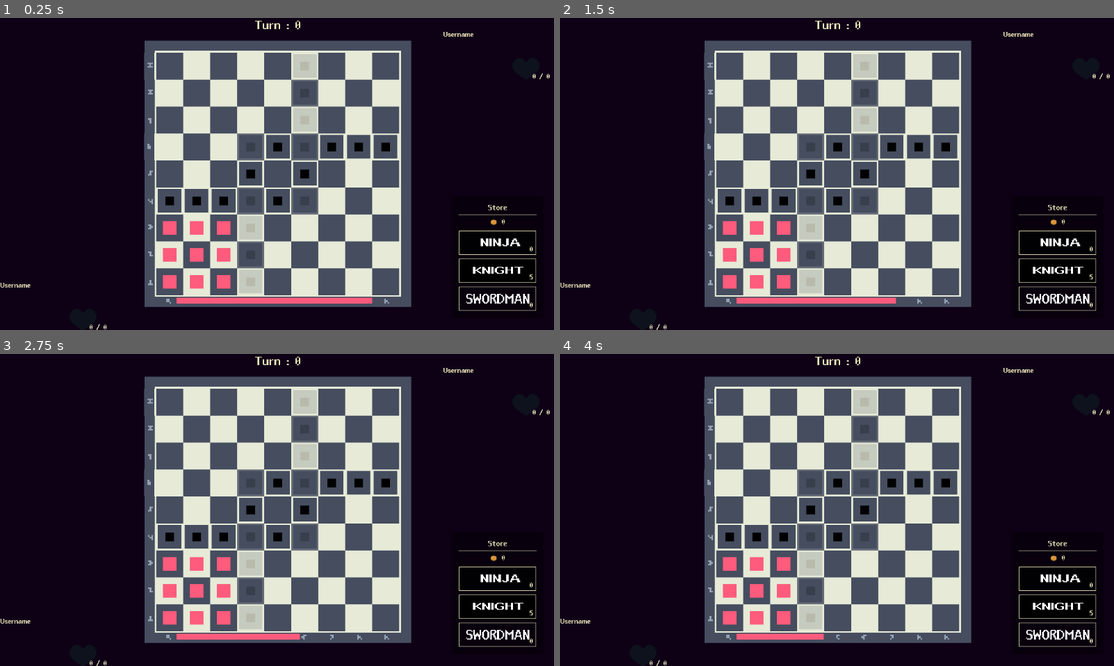
Above: before the commit, frames 1-4 (two rows, left to right).
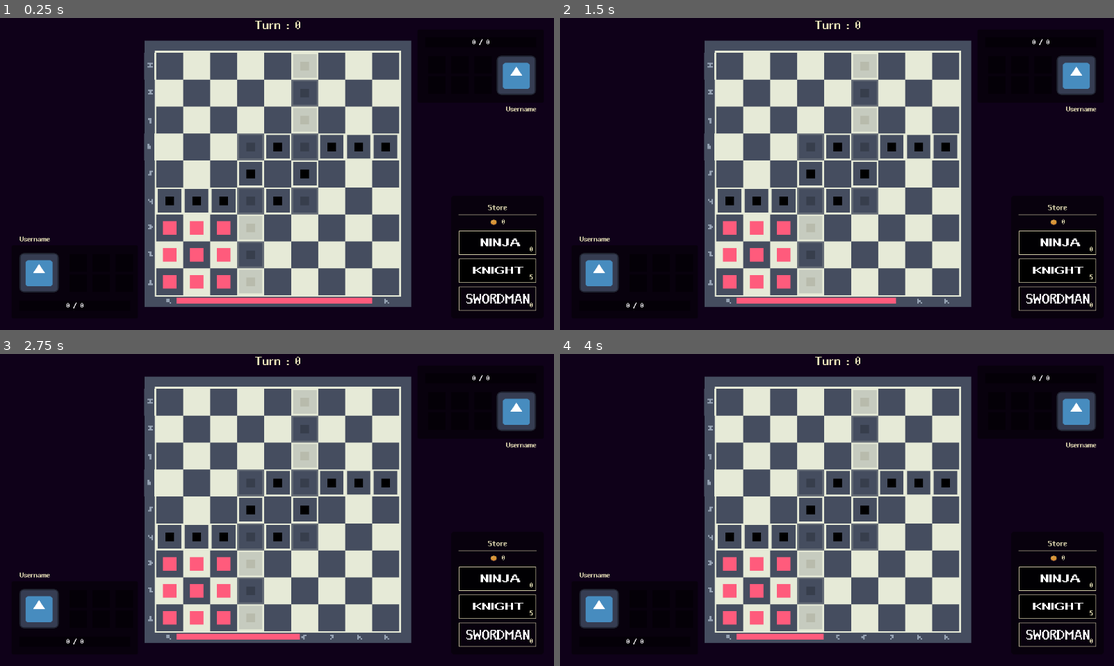
Above: after the commit, the same moments.

Repository: Juanxpeke/GD-FPSJuegos
Game: Godot game, scene res://Core/Maps/shejo_map.tscn
Two runs of this game, one before a commit and one after it. Both use one fixed random seed, a clock stepped at 60 frames per second and the inputs below. This scene is started directly instead of the project's main scene. The engine's default icon, where the game draws it, is replaced by a stand-in: a white triangle on a blue panel in a dark square.
Inputs:
- Up to frame 1 (0.25 s): no input
- Up to frame 2 (1.5 s): click "0" at 0.5 s; click "5" at 1.25 s
- Up to frame 3 (2.75 s): click "0" at 2 s
- Up to frame 4 (4 s): click "5" at 2.75 s; click "0" at 3.5 s

The runs differ from the first frame. In frame 1, 2.0% of the frame differs, in the area x 0-100%, y 4-100%; in frame 2, 2.0%; in frame 3, 2.0%; in frame 4, 2.0%.
Error before the commit: Invalid access to property or key 'peer_player' on a base object of type 'Nil'. (res://Core/UI/HUD/PlayerInterface/player_interface.gd:49)
Error after the commit: Invalid access to property or key 'role' on a base object of type 'Nil'. (res://Core/UI/HUD/PlayerInterface/player_interface.gd:40)

Commit message:
feat: basic player interface remake

Diff:
--- /dev/null
+++ b/Core/UI/HUD/PlayerInterface/life_bar.gd
@@ -0,0 +1,27 @@
+class_name LifeBar
+extends PanelContainer
+
+var player: Player
+
+@onready var life_progress_bar := %LifeProgressBar
+@onready var life_label := %LifeLabel
+
+# Private
+
+# Called when the node enters the scene tree for the first time.
+func _ready() -> void:
+	pass # Replace with function body.
+
+# Updates the layout
+func _update_layout() -> void:
+	life_progress_bar.value = player.current_health
+	life_label.text = str(player.current_health) + " / "  + str(player.role.initial_health)
+
+# Public
+
+# Sets the player
+func set_player(player: Player) -> void:
+	self.player = player
+	life_progress_bar.max_value = player.role.initial_health
+	player.health_changed.connect(_update_layout)
+	_update_layout()
--- /dev/null
+++ b/Core/UI/HUD/PlayerInterface/life_bar.tscn
@@ -0,0 +1,37 @@
+[gd_scene load_steps=5 format=3 uid="uid://dfj8bj1xfyfmt"]
+
+[ext_resource type="Texture2D" uid="uid://c1yogl73o575b" path="res://Core/UI/HUD/PlayerInterface/life_bar_under.png" id="1_ephgm"]
+[ext_resource type="Texture2D" uid="uid://c7wmtjxrg3qon" path="res://Core/UI/HUD/PlayerInterface/life_bar_progress.png" id="2_bw5d7"]
+[ext_resource type="Script" path="res://Core/UI/HUD/PlayerInterface/life_bar.gd" id="3_n8vxg"]
+
+[sub_resource type="StyleBoxFlat" id="StyleBoxFlat_ymp8i"]
+bg_color = Color(0, 0, 0, 0)
+
+[node name="LifeBar" type="PanelContainer"]
+offset_right = 240.0
+offset_bottom = 21.0
+theme_override_styles/panel = SubResource("StyleBoxFlat_ymp8i")
+script = ExtResource("3_n8vxg")
+metadata/_edit_group_ = true
+
+[node name="LifeProgressBar" type="TextureProgressBar" parent="."]
+unique_name_in_owner = true
+layout_mode = 2
+nine_patch_stretch = true
+texture_under = ExtResource("1_ephgm")
+texture_progress = ExtResource("2_bw5d7")
+
+[node name="LifeLabel" type="Label" parent="LifeProgressBar"]
+unique_name_in_owner = true
+layout_mode = 1
+anchors_preset = 15
+anchor_right = 1.0
+anchor_bottom = 1.0
+offset_top = 2.0
+offset_bottom = 2.0
+grow_horizontal = 2
+grow_vertical = 2
+theme_override_colors/font_color = Color(1, 1, 1, 1)
+text = "0 / 0"
+horizontal_alignment = 1
+vertical_alignment = 1
--- /dev/null
+++ b/Core/UI/HUD/PlayerInterface/passive_skills_list.tscn
@@ -0,0 +1,38 @@
+[gd_scene load_steps=3 format=3 uid="uid://sc70hdt2ucgy"]
+
+[ext_resource type="Texture2D" uid="uid://gkfh5d0e7ovy" path="res://Core/UI/HUD/PlayerInterface/empty_skill.png" id="1_60x6v"]
+[ext_resource type="Script" path="res://Core/UI/HUD/PlayerInterface/skill_list.gd" id="1_cflh0"]
+
+[node name="PassiveSkillsList" type="ItemList"]
+offset_right = 352.0
+offset_bottom = 94.0
+theme_override_colors/guide_color = Color(0, 0, 0, 0)
+theme_override_constants/h_separation = 12
+theme_override_constants/v_separation = 6
+theme_override_constants/icon_margin = 0
+theme_override_constants/line_separation = 0
+theme_override_constants/outline_size = 0
+allow_search = false
+auto_height = true
+text_overrun_behavior = 2
+item_count = 6
+max_columns = 3
+same_column_width = true
+fixed_column_width = 36
+icon_mode = 0
+fixed_icon_size = Vector2i(36, 36)
+item_0/text = ""
+item_0/icon = ExtResource("1_60x6v")
+item_0/selectable = false
+item_1/text = ""
+item_1/icon = ExtResource("1_60x6v")
+item_1/selectable = false
+item_2/text = ""
+item_2/icon = ExtResource("1_60x6v")
+item_3/text = ""
+item_3/icon = ExtResource("1_60x6v")
+item_4/text = ""
+item_4/icon = ExtResource("1_60x6v")
+item_5/text = ""
+item_5/icon = ExtResource("1_60x6v")
+script = ExtResource("1_cflh0")
--- a/Core/UI/HUD/PlayerInterface/player_interface.gd
+++ b/Core/UI/HUD/PlayerInterface/player_interface.gd
@@ -5,20 +5,16 @@
 
 var player: Player
 
-@onready var peer_name_label: Label = %PeerNameLabel
-@onready var life_bar: TextureProgressBar = %LifeBar
-@onready var life_label: Label = %LifeLabel
-@onready var skill_lists_container
+@onready var life_bar: LifeBar = $LifeBar
+@onready var passive_skills_list: SkillList = $PassiveSkillsList
+@onready var role_icon: TextureRect = $RoleIcon
+@onready var peer_name_label: Label = $PeerNameLabel
 
 # Private
 
-# Called when the node enters the scene tree for the first time.
+# Called when the node enters the scene tree for the first time
 func _ready() -> void:
-	skill_lists_container = get_child(-1, false)
-
-# Called when the related player health changes
-func _on_player_health_changed() -> void:
-	_update_life_interface()
+	pass
 
 # Called when a match turn ends
 func _on_turn_ended() -> void:
@@ -27,11 +23,6 @@
 # Called when a match ends
 func _on_match_ended() -> void:
 	_update_turn_indicator()
-
-# Updates the life interface
-func _update_life_interface() -> void:
-	life_bar.value = player.current_health
-	life_label.text = str(player.current_health) + " / "  + str(player.role.initial_health)
 
 # Updates the turn indicator
 func _update_turn_indicator() -> void:
@@ -46,6 +37,7 @@
 func set_player(player: Player) -> void:
 	self.player = player
 
+	role_icon.texture = player.role.icon
 	peer_name_label.text = player.peer_player.name
 
 	_update_turn_indicator()
@@ -53,9 +45,5 @@
 	GameManager.map.turn_ended.connect(_on_turn_ended)
 	GameManager.map.match_ended.connect(_on_match_ended)
 
-	life_bar.max_value = player.role.initial_health
-	_update_life_interface()
-
-	player.health_changed.connect(_on_player_health_changed)
-
-	skill_lists_container.set_player(player)
+	life_bar.set_player(player)
+	passive_skills_list.set_player(player)
--- a/Core/UI/HUD/PlayerInterface/player_interface.tscn
+++ /dev/null
@@ -1,53 +0,0 @@
-[gd_scene load_steps=4 format=3 uid="uid://cfbchqiowblyh"]
-
-[ext_resource type="Script" path="res://Core/UI/HUD/PlayerInterface/player_interface.gd" id="1_080ag"]
-[ext_resource type="Texture2D" uid="uid://c1yogl73o575b" path="res://Core/UI/HUD/PlayerInterface/life_bar_under.png" id="2_f6xxx"]
-[ext_resource type="Texture2D" uid="uid://c7wmtjxrg3qon" path="res://Core/UI/HUD/PlayerInterface/life_bar_progress.png" id="3_x3fkw"]
-
-[node name="PlayerInterface" type="Control"]
-layout_mode = 3
-anchors_preset = 0
-offset_right = 200.0
-offset_bottom = 100.0
-script = ExtResource("1_080ag")
-turn_indicator_color = Color(0.47451, 0.721569, 0.243137, 1)
-
-[node name="PeerNameLabel" type="Label" parent="."]
-unique_name_in_owner = true
-layout_mode = 1
-offset_right = 40.0
-offset_bottom = 18.0
-text = "Username"
-
-[node name="LifeBar" type="TextureProgressBar" parent="."]
-unique_name_in_owner = true
-layout_mode = 1
-anchors_preset = 3
-anchor_left = 1.0
-anchor_top = 1.0
-anchor_right = 1.0
-anchor_bottom = 1.0
-offset_left = -56.0
-offset_top = -44.0
-grow_horizontal = 0
-grow_vertical = 0
-fill_mode = 3
-nine_patch_stretch = true
-texture_under = ExtResource("2_f6xxx")
-texture_progress = ExtResource("3_x3fkw")
-
-[node name="LifeLabel" type="Label" parent="LifeBar"]
-unique_name_in_owner = true
-layout_mode = 1
-anchors_preset = 3
-anchor_left = 1.0
-anchor_top = 1.0
-anchor_right = 1.0
-anchor_bottom = 1.0
-offset_left = -15.0
-offset_top = -13.0
-offset_right = 21.0
-offset_bottom = 8.0
-grow_horizontal = 0
-grow_vertical = 0
-text = "0 / 0"
--- a/Core/UI/HUD/PlayerInterface/skill_active_list.gd
+++ b/Core/UI/HUD/PlayerInterface/skill_active_list.gd
@@ -17,5 +17,4 @@
 	for skill in player.activable_skills: # REVIEW: + player.activable_skills:
 		add_item(skill.name, skill.icon)
 		set_item_tooltip(count, skill.description)
-		displayed_skills.append(skill)
 		count += 1
--- a/Core/UI/HUD/PlayerInterface/skill_list.gd
+++ b/Core/UI/HUD/PlayerInterface/skill_list.gd
@@ -1,7 +1,8 @@
+class_name SkillList
 extends ItemList
-class_name SkillList
 
-var displayed_skills: Array[ResSkill] = []
+var tooltip_scene: PackedScene = preload("res://Core/UI/HUD/PlayerInterface/skill_tooltip.tscn")
+
 var player: Player
 
 # Private
@@ -16,17 +17,25 @@
 
 # Creates a custom tooltip
 func _make_custom_tooltip(for_text: String) -> Object:
-	return get_parent()._make_custom_tooltip(for_text)
+	var new_tooltip: Control = tooltip_scene.instantiate()
+
+	var skill_data = get_item_metadata(int(for_text))
+
+	new_tooltip.set_skill_data(skill_data.name, skill_data.description)
+
+	return new_tooltip
 
 # Updates the layout
 func _update_layout() -> void:
-	clear() # Empty the list
-	var count: int = 0
-	for skill in player.get_skills():
-		add_item('', skill.icon)
-		set_item_tooltip(count, skill.name + "|||" + skill.description)
-		displayed_skills.append(skill)
-		count += 1
+	for i in range(item_count):
+		if i >= player.get_skills().size():
+			break
+
+		var skill = player.get_skills()[i]
+		set_item_icon(i, skill.icon)
+		set_item_metadata(i, { "name": skill.name, "description": skill.description })
+		set_item_tooltip(i, str(i))
+
 
 # Public
 
--- a/Core/UI/HUD/PlayerInterface/skill_lists_container.tscn
+++ b/Core/UI/HUD/PlayerInterface/skill_lists_container.tscn
@@ -1,15 +1,8 @@
-[gd_scene load_steps=10 format=3 uid="uid://m5pxvi7avooy"]
+[gd_scene load_steps=7 format=3 uid="uid://m5pxvi7avooy"]
 
 [ext_resource type="Script" path="res://Core/UI/HUD/PlayerInterface/skill_lists_container.gd" id="1_dmsxe"]
-[ext_resource type="Script" path="res://Core/UI/HUD/PlayerInterface/skill_list.gd" id="1_xwjme"]
+[ext_resource type="PackedScene" uid="uid://sc70hdt2ucgy" path="res://Core/UI/HUD/PlayerInterface/passive_skills_list.tscn" id="2_4sgap"]
 [ext_resource type="Script" path="res://Core/UI/HUD/PlayerInterface/skill_active_list.gd" id="2_v8vk0"]
-
-[sub_resource type="StyleBoxEmpty" id="StyleBoxEmpty_54gwr"]
-
-[sub_resource type="StyleBoxEmpty" id="StyleBoxEmpty_fb75g"]
-
-[sub_resource type="StyleBoxFlat" id="StyleBoxFlat_6o71q"]
-bg_color = Color(0.921569, 0.898039, 0.729412, 1)
 
 [sub_resource type="StyleBoxEmpty" id="StyleBoxEmpty_8wfgb"]
 
@@ -28,28 +21,9 @@
 offset_bottom = -0.184021
 script = ExtResource("1_dmsxe")
 
-[node name="PassiveSkillsList" type="ItemList" parent="."]
+[node name="PassiveSkillsList" parent="." instance=ExtResource("2_4sgap")]
 unique_name_in_owner = true
-layout_mode = 1
-anchors_preset = -1
-anchor_right = 1.0
-anchor_bottom = 0.72
-offset_bottom = -0.200012
-grow_horizontal = 2
-theme_override_constants/h_separation = 2
-theme_override_constants/v_separation = 0
-theme_override_constants/icon_margin = 0
-theme_override_constants/line_separation = 0
-theme_override_styles/panel = SubResource("StyleBoxEmpty_54gwr")
-theme_override_styles/focus = SubResource("StyleBoxEmpty_fb75g")
-theme_override_styles/hovered = SubResource("StyleBoxFlat_6o71q")
-allow_search = false
-text_overrun_behavior = 2
-max_columns = 2
-same_column_width = true
-icon_mode = 0
-fixed_icon_size = Vector2i(48, 48)
-script = ExtResource("1_xwjme")
+layout_mode = 0
 
 [node name="ActiveSkillsList" type="ItemList" parent="."]
 unique_name_in_owner = true
--- a/Core/UI/HUD/SkillPicker/skill_option.tscn
+++ b/Core/UI/HUD/SkillPicker/skill_option.tscn
@@ -146,7 +146,8 @@
 anchors_preset = 5
 anchor_left = 0.5
 anchor_right = 0.5
-offset_right = 200.0
+offset_left = -102.5
+offset_right = 97.5
 offset_bottom = 340.0
 grow_horizontal = 2
 pivot_offset = Vector2(110, 180)
@@ -186,6 +187,7 @@
 text = "Skill Name"
 horizontal_alignment = 1
 vertical_alignment = 2
+text_overrun_behavior = 3
 
 [node name="SkillType" type="Label" parent="SkillInfoPanel/SkillInfoContainer/SkillTopInfoContainer"]
 unique_name_in_owner = true
--- a/Core/UI/HUD/hud.tscn
+++ b/Core/UI/HUD/hud.tscn
@@ -1,57 +1,155 @@
-[gd_scene load_steps=7 format=3 uid="uid://dy17jaermquaa"]
+[gd_scene load_steps=10 format=3 uid="uid://dy17jaermquaa"]
 
 [ext_resource type="Script" path="res://Core/UI/HUD/hud.gd" id="1_ku5ab"]
 [ext_resource type="PackedScene" uid="uid://b3lux4srfnsh4" path="res://Core/UI/HUD/Store/store.tscn" id="1_xp5ni"]
-[ext_resource type="PackedScene" uid="uid://cfbchqiowblyh" path="res://Core/UI/HUD/PlayerInterface/player_interface.tscn" id="2_lccxb"]
-[ext_resource type="PackedScene" uid="uid://m5pxvi7avooy" path="res://Core/UI/HUD/PlayerInterface/skill_lists_container.tscn" id="3_07nbi"]
+[ext_resource type="Script" path="res://Core/UI/HUD/PlayerInterface/player_interface.gd" id="2_miedf"]
+[ext_resource type="Texture2D" uid="uid://b1vs0okbp4qj2" path="res://icon.svg" id="3_m82of"]
+[ext_resource type="PackedScene" uid="uid://dfj8bj1xfyfmt" path="res://Core/UI/HUD/PlayerInterface/life_bar.tscn" id="3_pdxq5"]
 [ext_resource type="Texture2D" uid="uid://dx7t4omxenkpt" path="res://Core/UI/HUD/preparation_time_bar_progress.png" id="4_0j1r6"]
+[ext_resource type="PackedScene" uid="uid://sc70hdt2ucgy" path="res://Core/UI/HUD/PlayerInterface/passive_skills_list.tscn" id="4_1iykr"]
 [ext_resource type="PackedScene" uid="uid://b22w43jwcyyxw" path="res://Core/UI/HUD/SkillPicker/skill_picker.tscn" id="5_wpddp"]
+
+[sub_resource type="StyleBoxFlat" id="StyleBoxFlat_bwhrk"]
+bg_color = Color(0.0313726, 0.00392157, 0.0509804, 1)
+corner_radius_top_left = 4
+corner_radius_top_right = 4
+corner_radius_bottom_right = 4
+corner_radius_bottom_left = 4
+expand_margin_left = 16.0
+expand_margin_top = 16.0
+expand_margin_right = 16.0
+expand_margin_bottom = 16.0
 
 [node name="HUD" type="CanvasLayer"]
 script = ExtResource("1_ku5ab")
-metadata/_edit_horizontal_guides_ = [624.0, 648.0]
+metadata/_edit_horizontal_guides_ = [624.0, 648.0, 24.0]
+metadata/_edit_vertical_guides_ = [24.0, 1128.0, 1112.0, 40.0]
 
-[node name="PlayerInterface" parent="." instance=ExtResource("2_lccxb")]
+[node name="PlayerInterface" type="Panel" parent="."]
 unique_name_in_owner = true
 anchors_preset = 2
 anchor_top = 1.0
 anchor_bottom = 1.0
-offset_top = -100.0
+offset_left = 40.0
+offset_top = -160.0
+offset_right = 270.0
+offset_bottom = -40.0
+grow_vertical = 0
+pivot_offset = Vector2(0, 120)
+theme_override_styles/panel = SubResource("StyleBoxFlat_bwhrk")
+script = ExtResource("2_miedf")
+turn_indicator_color = Color(0.109804, 0.65098, 0.576471, 1)
+
+[node name="LifeBar" parent="PlayerInterface" instance=ExtResource("3_pdxq5")]
+layout_mode = 1
+anchors_preset = 2
+anchor_top = 1.0
+anchor_bottom = 1.0
+offset_top = -21.0
+offset_right = 230.0
 offset_bottom = 0.0
 grow_vertical = 0
+pivot_offset = Vector2(0, 21)
 
-[node name="SkillList" parent="PlayerInterface" instance=ExtResource("3_07nbi")]
-layout_mode = 0
-anchors_preset = 0
-anchor_top = 0.0
-anchor_right = 0.0
-anchor_bottom = 0.0
-offset_left = -5.0
-offset_top = -450.0
-offset_right = 225.0
-offset_bottom = -40.0
+[node name="PassiveSkillsList" parent="PlayerInterface" instance=ExtResource("4_1iykr")]
+layout_mode = 1
+anchors_preset = 2
+anchor_top = 1.0
+anchor_bottom = 1.0
+offset_left = 98.0
+offset_top = -120.0
+offset_right = 328.0
+offset_bottom = -24.0
+grow_vertical = 0
+pivot_offset = Vector2(0, 96)
 
-[node name="EnemyInterface" parent="." instance=ExtResource("2_lccxb")]
+[node name="RoleIcon" type="TextureRect" parent="PlayerInterface"]
+layout_mode = 1
+anchors_preset = 2
+anchor_top = 1.0
+anchor_bottom = 1.0
+offset_top = -120.0
+offset_right = 82.0
+offset_bottom = -38.0
+grow_vertical = 0
+pivot_offset = Vector2(0, 82)
+texture = ExtResource("3_m82of")
+expand_mode = 1
+
+[node name="PeerNameLabel" type="Label" parent="PlayerInterface"]
+layout_mode = 1
+anchors_preset = 2
+anchor_top = 1.0
+anchor_bottom = 1.0
+offset_top = -159.0
+offset_right = 153.0
+offset_bottom = -138.0
+grow_vertical = 0
+text = "Username"
+vertical_alignment = 2
+
+[node name="EnemyInterface" type="Panel" parent="."]
 unique_name_in_owner = true
 anchors_preset = 1
 anchor_left = 1.0
 anchor_right = 1.0
-offset_left = -233.0
-offset_top = 27.0
-offset_right = -33.0
-offset_bottom = 127.0
+offset_left = -270.0
+offset_top = 40.0
+offset_right = -40.0
+offset_bottom = 160.0
 grow_horizontal = 0
+pivot_offset = Vector2(0, 120)
+theme_override_styles/panel = SubResource("StyleBoxFlat_bwhrk")
+script = ExtResource("2_miedf")
+turn_indicator_color = Color(0.137255, 0.8, 0.709804, 1)
 
-[node name="SkillList" parent="EnemyInterface" instance=ExtResource("3_07nbi")]
-layout_mode = 0
-anchors_preset = 0
-anchor_top = 0.0
-anchor_right = 0.0
-anchor_bottom = 0.0
-offset_left = 2.0
-offset_top = 128.0
-offset_right = 232.0
-offset_bottom = 538.0
+[node name="LifeBar" parent="EnemyInterface" instance=ExtResource("3_pdxq5")]
+layout_mode = 1
+anchors_preset = -1
+anchor_top = 1.0
+anchor_bottom = 1.0
+offset_top = -120.0
+offset_right = 230.0
+offset_bottom = -99.0
+grow_vertical = 0
+pivot_offset = Vector2(0, 21)
+
+[node name="PassiveSkillsList" parent="EnemyInterface" instance=ExtResource("4_1iykr")]
+layout_mode = 1
+anchors_preset = -1
+anchor_top = 1.0
+anchor_bottom = 1.0
+offset_top = -84.0
+offset_right = 230.0
+offset_bottom = 12.0
+grow_vertical = 0
+pivot_offset = Vector2(0, 96)
+
+[node name="RoleIcon" type="TextureRect" parent="EnemyInterface"]
+layout_mode = 1
+anchors_preset = -1
+anchor_top = 1.0
+anchor_bottom = 1.0
+offset_left = 148.0
+offset_top = -82.0
+offset_right = 230.0
+grow_vertical = 0
+pivot_offset = Vector2(0, 82)
+texture = ExtResource("3_m82of")
+expand_mode = 1
+
+[node name="PeerNameLabel" type="Label" parent="EnemyInterface"]
+layout_mode = 1
+anchors_preset = 2
+anchor_top = 1.0
+anchor_bottom = 1.0
+offset_left = 77.0
+offset_top = 22.0
+offset_right = 230.0
+offset_bottom = 43.0
+grow_vertical = 0
+text = "Username"
+horizontal_alignment = 2
 
 [node name="Store" parent="." instance=ExtResource("1_xp5ni")]
 unique_name_in_owner = true
--- a/Themes/main_theme.tres
+++ b/Themes/main_theme.tres
@@ -68,6 +68,12 @@
 corner_radius_bottom_left = 2
 
 [sub_resource type="StyleBoxEmpty" id="StyleBoxEmpty_p8wry"]
+
+[sub_resource type="StyleBoxEmpty" id="StyleBoxEmpty_eji5n"]
+
+[sub_resource type="StyleBoxEmpty" id="StyleBoxEmpty_4bbs0"]
+
+[sub_resource type="StyleBoxEmpty" id="StyleBoxEmpty_cj048"]
 
 [sub_resource type="StyleBoxFlat" id="StyleBoxFlat_a5666"]
 content_margin_left = 6.0
@@ -168,6 +174,9 @@
 HBoxContainer/constants/separation = 12
 HSeparator/constants/separation = 4
 HSeparator/styles/separator = SubResource("StyleBoxEmpty_p8wry")
+ItemList/styles/focus = SubResource("StyleBoxEmpty_eji5n")
+ItemList/styles/hovered = SubResource("StyleBoxEmpty_4bbs0")
+ItemList/styles/panel = SubResource("StyleBoxEmpty_cj048")
 Label/colors/font_color = Color(0.921569, 0.898039, 0.729412, 1)
 LineEdit/colors/caret_color = Color(0.0313726, 0.0470588, 0.0784314, 1)
 LineEdit/colors/font_color = Color(0.0313726, 0.0470588, 0.0784314, 1)
--- a/project.godot
+++ b/project.godot
@@ -46,4 +46,4 @@
 [rendering]
 
 textures/canvas_textures/default_texture_filter=0
-environment/defaults/default_clear_color=Color(0.054902, 0.00392157, 0.0862745, 1)
+environment/defaults/default_clear_color=Color(0.0608333, 0.006, 0.1, 1)
Not shown: 1 places in Core/Maps/shejo_map.tscn that only renumber resources
Binary file added: Core/UI/HUD/PlayerInterface/empty_skill.png
Not shown, added: Core/UI/HUD/PlayerInterface/empty_skill.png.import
Binary file changed: Core/UI/HUD/PlayerInterface/life_bar_progress.png
Binary file changed: Core/UI/HUD/PlayerInterface/life_bar_under.png
Not shown: 1 places in Themes/main_theme.tres that only renumber resources
